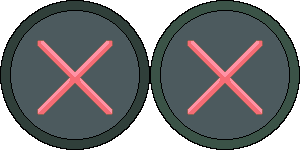
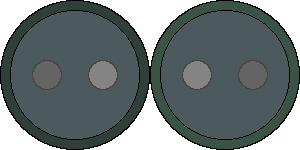
Layered file, before and after one edit (300 x 150). Changes by layer:
added layer "awaiting" above "cancel" over box(32, 60, 268, 90)
renamed "Pasted Layer #2" to "cancel", hid it over box(37, 40, 263, 115)
removed layer "Pasted Layer #1" over box(182, 40, 268, 115)
painted on "Pasted Layer" over box(182, 40, 268, 115)
